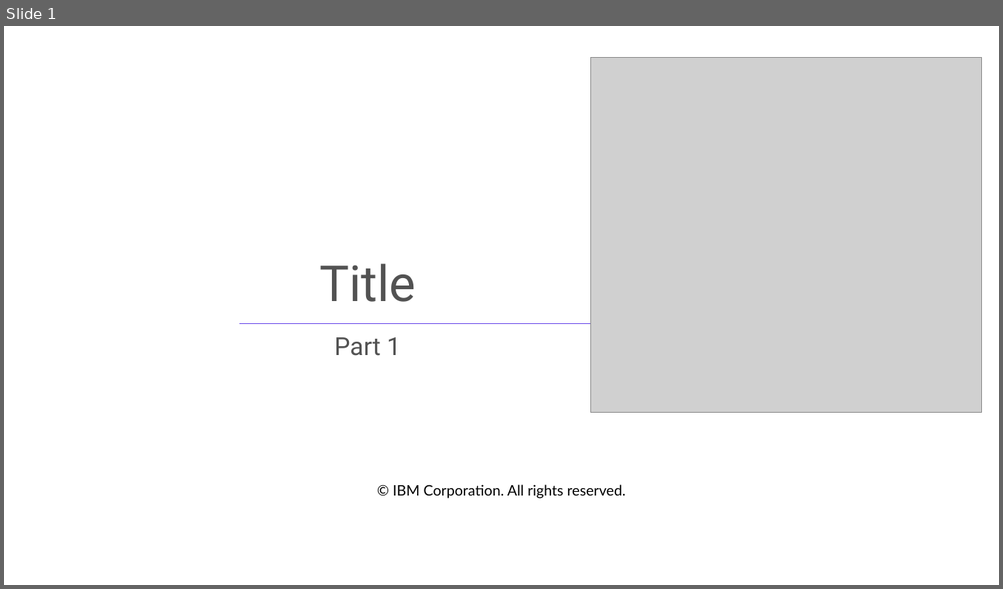
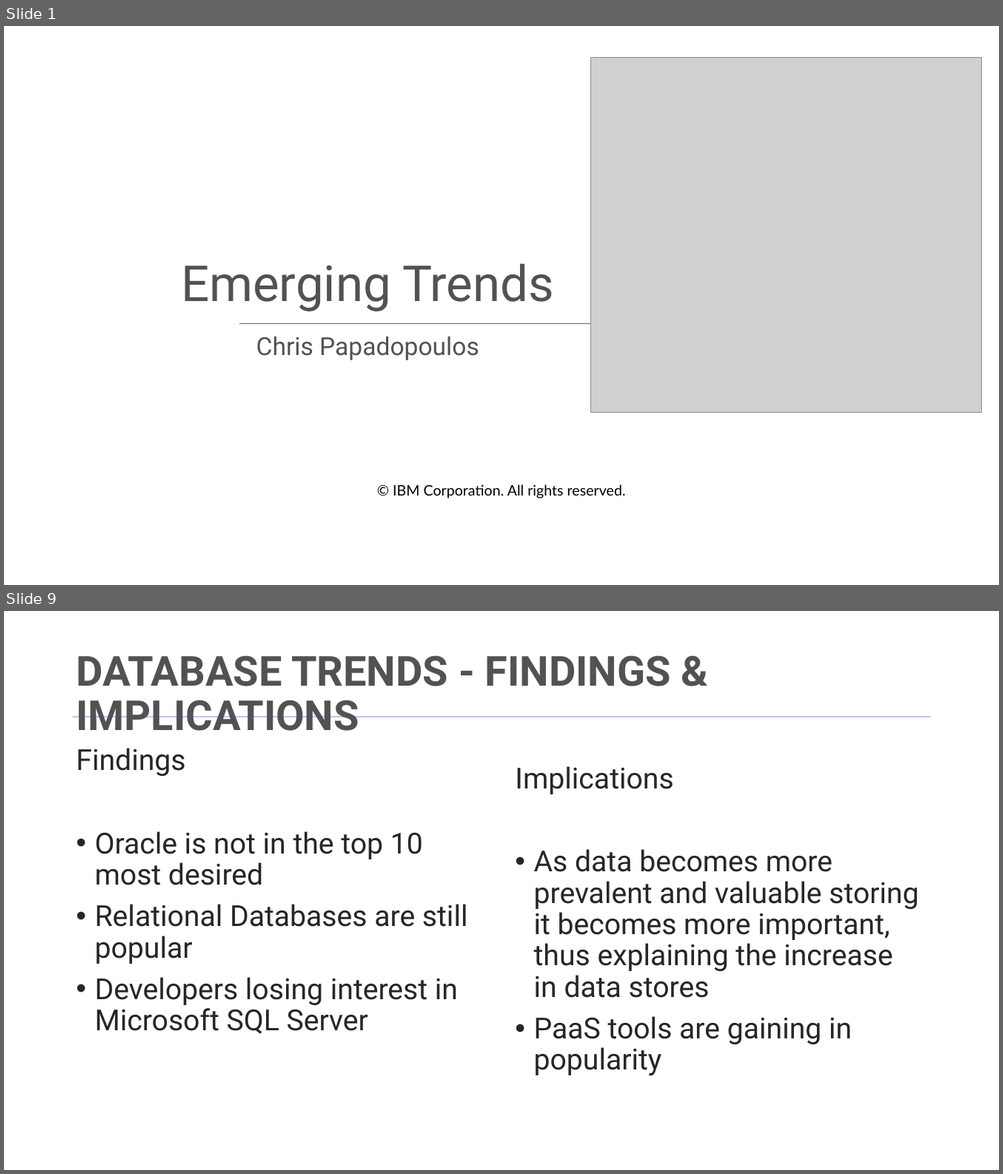
Before and after one commit to popsyacp/IBM-Capstone, a slide deck: M6Capstone-presentation.pptx. Shown one above the other, each under a label of ours: slide 1 before the commit, slides 1 and 9 after it; the slides between them are not shown. The pictures are 1003x589 and 1003x1174 pixels, drawn with LibreOffice and Linux fonts; fonts in the diff are those of the drawing; grey boxes stand for pictures; background and template pictures are left out. Boxes give left, top, right and bottom in pixels: in the first picture for what was removed or moved away, otherwise in the second. Text is boxed around its words. In the diff, an @@ line names an element or a change of style, - is before the commit and + after.

```diff
--- a/M6Capstone-presentation.pptx
+++ b/M6Capstone-presentation.pptx
@@ slide 9 added at (x1=4, y1=611, x2=999, y2=1170), background #FFFFFF @@
@@ title added at (x1=76, y1=655, x2=671, y2=731), 40 pt, text #525252, bold @@
+DATABASE TRENDS - FINDINGS & IMPLICATIONS
@@ line added from (73, 717) to (930, 717), #6C4DEA 0.5 pt @@
@@ text added at (x1=76, y1=748, x2=468, y2=1034), 28 pt, text #262626 @@
+Findings
+• Oracle is not in the top 10 most desired
+• Relational Databases are still popular
+• Developers losing interest in Microsoft SQL Server
@@ text added at (x1=515, y1=766, x2=918, y2=1076), 28 pt, text #262626 @@
+Implications
+• As data becomes more prevalent and valuable storing it becomes more important, thus explaining the increase in data stores
+• PaaS tools are gaining in popularity
@@ slide 1 changed as well @@
@@ title at (x1=181, y1=264, x2=554, y2=312): text changed @@
-Title
+Emerging Trends
@@ subtitle at (x1=256, y1=337, x2=479, y2=360): text changed @@
-Part 1
+Chris Papadopoulos
```
Also in this commit, not shown: 7 other slides changed, 10 other slides added, 11 slides removed.
